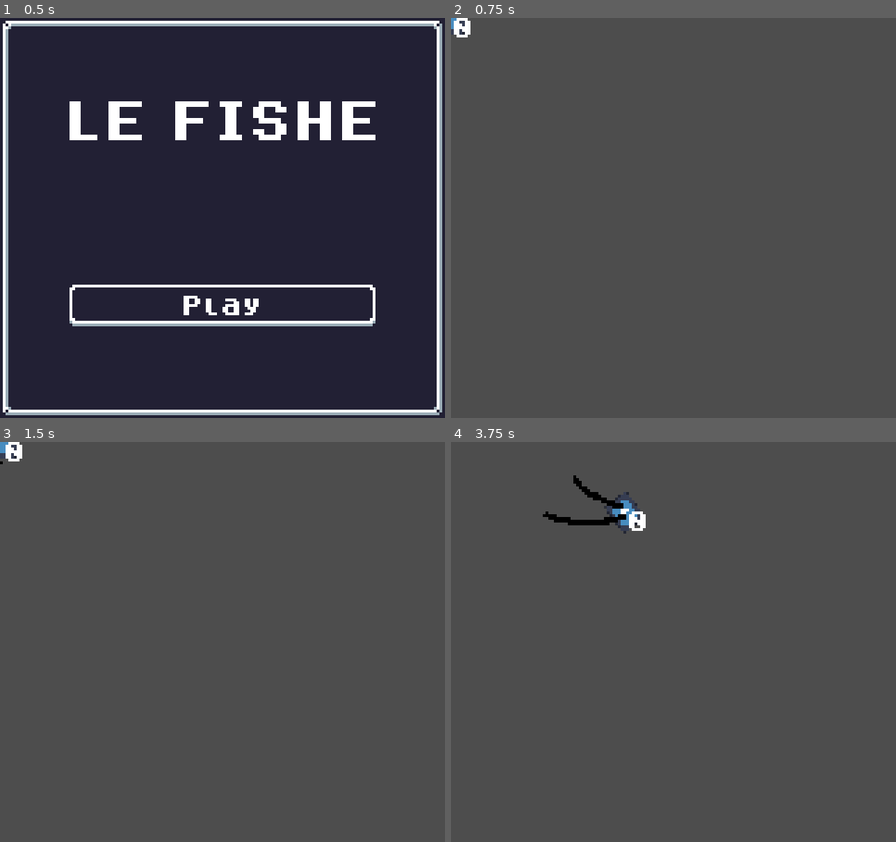
Above: before the commit, frames 1-4 (two rows, left to right).
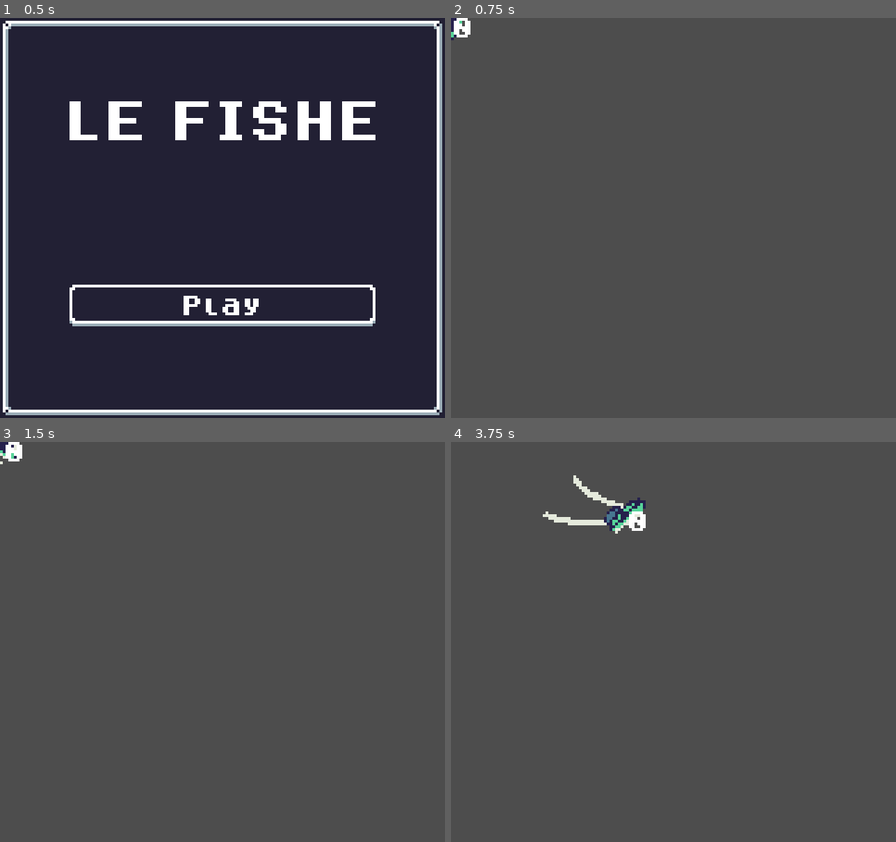
Above: after the commit, the same moments.

Repository: andrebariani/gbjam_12_spooky_fishing
Game: Godot game, scene res://scenes/ui/main_menu.tscn
The game is run twice, just before and just after one commit, with the same random seed, the same clock (stepped at 60 frames per second) and the same inputs. The engine's default icon, where the game draws it, is replaced by a stand-in: a white triangle on a blue panel in a dark square.
Inputs:
- Up to frame 1 (0.5 s): no input
- Up to frame 2 (0.75 s): click "Play" at 0.5 s
- Up to frame 3 (1.5 s): tap Enter at 1.25 s; hold Right (right) from 1.28 s (still down); tap Z (A) at 1.35 s
- Up to frame 4 (3.75 s): release Right (right) at 2.03 s; hold Down (down) 2.03-2.78 s; tap Z (A) at 2.1, 3.05, 3.6 s; hold Right (right) 2.78-3.53 s; tap X (B) at 2.85 s; hold Up (up) from 3.53 s (still down)

Frame 1 is identical in both runs. In frame 2, less than 0.1% of the frame differs, in the area x 0-4%, y 0-6%; in frame 3, less than 0.1%; in frame 4, 0.8%, in the area x 20-44%, y 8-23%.

Commit message:
Updated boat animation

Diff:
--- a/scenes/entities/player/player_boat.gd
+++ b/scenes/entities/player/player_boat.gd
@@ -25,6 +25,7 @@
 const ARROW_ROTATION_SPEED = 0.08
 const FRICTION = 25
 const ACCEL = 50
+const CHANGE_SPRITE_TRESHOLD = 0.5
 
 const CAST_POWER_MAX = 100
 
@@ -44,6 +45,10 @@
 
 func _ready():
 	sm.init(self)
+
+
+func _process(_delta: float) -> void:
+	update_sprite()
 
 
 func _physics_process(delta):
@@ -97,3 +102,29 @@
 	if input_name == 'dirv':
 		return inputs[input_name]
 	return inputs[state_name][input_name]
+
+
+func update_sprite():
+	var vel: Vector2 = get_real_velocity()
+
+	if vel.length() < CHANGE_SPRITE_TRESHOLD:
+		return
+
+	var highest_dot = vel.dot(Vector2.RIGHT)
+	var most_aligned: int = 0
+
+	var this_dot = vel.dot(Vector2.DOWN) + 20.0
+	if this_dot > highest_dot:
+		highest_dot = this_dot
+		most_aligned = 1
+
+	this_dot = vel.dot(Vector2.UP) + 20.0
+	if this_dot > highest_dot:
+		highest_dot = this_dot
+		most_aligned = 3
+
+	this_dot = vel.dot(Vector2.LEFT)
+	if this_dot > highest_dot:
+		most_aligned = 2
+
+	$sprite.frame = most_aligned
--- a/scenes/entities/player/player_boat.tscn
+++ b/scenes/entities/player/player_boat.tscn
@@ -1,7 +1,7 @@
 [gd_scene load_steps=13 format=3 uid="uid://blk5upqrse004"]
 
 [ext_resource type="Script" path="res://scenes/entities/player/player_boat.gd" id="1_0tnni"]
-[ext_resource type="Texture2D" uid="uid://b5n28ahruvs4w" path="res://icon.svg" id="2_btpqh"]
+[ext_resource type="Texture2D" uid="uid://c5bsj53gkqqqw" path="res://assets/boat.png" id="2_v6lwh"]
 [ext_resource type="Script" path="res://scenes/entities/player/water_trail.gd" id="3_hyxur"]
 [ext_resource type="Texture2D" uid="uid://c4sb62hcu6rv7" path="res://assets/arrow.png" id="3_nukac"]
 [ext_resource type="Script" path="res://scenes/entities/state_machine.gd" id="3_pfqpi"]
@@ -12,7 +12,7 @@
 [ext_resource type="Script" path="res://scenes/entities/player/states/fishing.gd" id="10_l23x7"]
 
 [sub_resource type="RectangleShape2D" id="RectangleShape2D_gmrwm"]
-size = Vector2(9, 11)
+size = Vector2(8, 16)
 
 [sub_resource type="Curve" id="Curve_log4j"]
 _data = [Vector2(0, 1), 0.0, -0.505495, 0, 0, Vector2(1, 0.494505), -0.505495, 0.0, 0, 0]
@@ -24,9 +24,10 @@
 script = ExtResource("1_0tnni")
 
 [node name="sprite" type="Sprite2D" parent="."]
-position = Vector2(-2.86102e-06, 2.86102e-06)
-scale = Vector2(0.0781251, 0.09375)
-texture = ExtResource("2_btpqh")
+rotation = 1.5708
+texture = ExtResource("2_v6lwh")
+vframes = 4
+frame = 1
 
 [node name="arrow" type="Sprite2D" parent="."]
 visible = false
@@ -40,6 +41,7 @@
 [node name="WaterTrail" type="Line2D" parent="."]
 show_behind_parent = true
 top_level = true
+z_index = -1
 position = Vector2(1, 0)
 width = 32.0
 width_curve = SubResource("Curve_log4j")
Binary file added: assets/boat.png
Not shown, added: assets/boat.png.import
Binary file added: assets/gbjam-screen.png
Not shown, added: assets/gbjam-screen.png.import
Binary file added: assets/pallet.png
Not shown, added: assets/pallet.png.import
Binary file changed: assets/ripple.png
